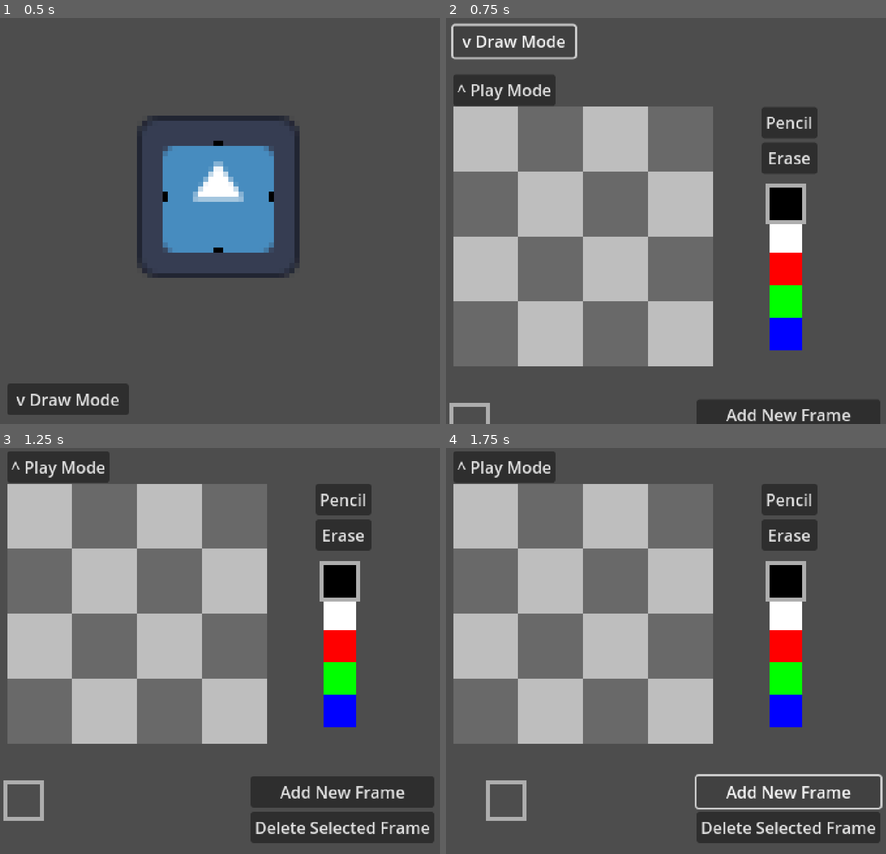
Above: before the commit, frames 1-4 (two rows, left to right).
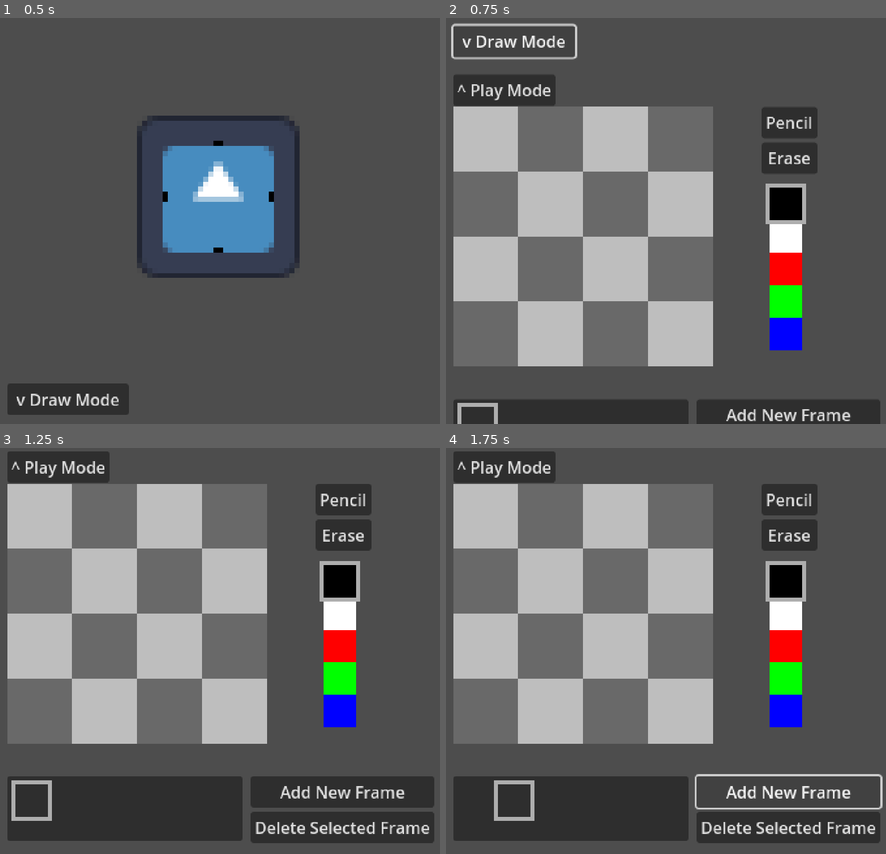
Above: after the commit, the same moments.

Repository: kennethbchen/Fireworkshop-Game
Game: Godot game, scene res://main.tscn
Same seed, same stepped clock (60 frames per second), same inputs: the game is played once before the commit and once after it. The engine's default icon, where the game draws it, is replaced by a stand-in: a white triangle on a blue panel in a dark square.
Inputs:
- Up to frame 1 (0.5 s): no input
- Up to frame 2 (0.75 s): click "v Draw Mode" at 0.5 s
- Up to frame 3 (1.25 s): no input
- Up to frame 4 (1.75 s): click "Add New Frame" at 1.25 s

Frame 1 is identical in both runs. In frame 2, 3.1% of the frame differs, in the area x 0-56%, y 94-100%; in frame 3, 8.4%, in the area x 0-56%, y 80-97%; in frame 4, 8.3%.

Commit message:
Updated flipbook navigator UI

Diff:
--- a/main.tscn
+++ b/main.tscn
@@ -40,7 +40,9 @@
 
 [node name="SubViewport" type="SubViewport" parent="SubViewportContainer"]
 disable_3d = true
+handle_input_locally = false
 size = Vector2i(64, 64)
+render_target_update_mode = 4
 
 [node name="Sprite2D" type="Sprite2D" parent="SubViewportContainer/SubViewport"]
 texture = ExtResource("1_mjnsk")
@@ -127,37 +129,67 @@
 layout_mode = 3
 anchors_preset = 0
 offset_left = 8.0
-offset_top = 336.0
+offset_top = 328.0
 offset_right = 240.0
 offset_bottom = 392.0
 script = ExtResource("9_2c0ij")
 
-[node name="SelectionCursor" type="Panel" parent="CreateModeUI/FlipbookNavigator"]
-layout_mode = 0
-offset_right = 32.0
-offset_bottom = 32.0
-size_flags_horizontal = 3
-size_flags_vertical = 3
-theme_override_styles/panel = SubResource("StyleBoxFlat_tom0t")
-
-[node name="ScrollContainer" type="ScrollContainer" parent="CreateModeUI/FlipbookNavigator"]
+[node name="Panel" type="Panel" parent="CreateModeUI/FlipbookNavigator"]
+clip_contents = true
 layout_mode = 1
 anchors_preset = 15
 anchor_right = 1.0
 anchor_bottom = 1.0
 grow_horizontal = 2
 grow_vertical = 2
+
+[node name="SelectionCursor" type="Panel" parent="CreateModeUI/FlipbookNavigator/Panel"]
+visible = false
+layout_mode = 0
+offset_left = 8.0
+offset_top = 16.0
+offset_right = 40.0
+offset_bottom = 48.0
+size_flags_horizontal = 3
+size_flags_vertical = 3
+theme_override_styles/panel = SubResource("StyleBoxFlat_tom0t")
+
+[node name="VBoxContainer" type="VBoxContainer" parent="CreateModeUI/FlipbookNavigator"]
+layout_mode = 1
+anchors_preset = 15
+anchor_right = 1.0
+anchor_bottom = 1.0
+offset_left = 8.0
+offset_right = -8.0
+grow_horizontal = 2
+grow_vertical = 2
+
+[node name="HSeparator3" type="HSeparator" parent="CreateModeUI/FlipbookNavigator/VBoxContainer"]
+layout_mode = 2
+size_flags_vertical = 3
+size_flags_stretch_ratio = 0.1
+theme_override_styles/separator = SubResource("StyleBoxEmpty_k72q8")
+
+[node name="ScrollContainer" type="ScrollContainer" parent="CreateModeUI/FlipbookNavigator/VBoxContainer"]
+layout_mode = 2
+size_flags_vertical = 3
 follow_focus = true
 vertical_scroll_mode = 0
 
-[node name="VBoxContainer" type="VBoxContainer" parent="CreateModeUI/FlipbookNavigator/ScrollContainer"]
-layout_mode = 2
-
-[node name="HBoxContainer" type="HBoxContainer" parent="CreateModeUI/FlipbookNavigator/ScrollContainer/VBoxContainer"]
-layout_mode = 2
-
-[node name="HSeparator" type="HSeparator" parent="CreateModeUI/FlipbookNavigator/ScrollContainer/VBoxContainer"]
-layout_mode = 2
+[node name="VBoxContainer" type="VBoxContainer" parent="CreateModeUI/FlipbookNavigator/VBoxContainer/ScrollContainer"]
+layout_mode = 2
+
+[node name="HBoxContainer" type="HBoxContainer" parent="CreateModeUI/FlipbookNavigator/VBoxContainer/ScrollContainer/VBoxContainer"]
+layout_mode = 2
+
+[node name="HSeparator" type="HSeparator" parent="CreateModeUI/FlipbookNavigator/VBoxContainer/ScrollContainer/VBoxContainer"]
+layout_mode = 2
+theme_override_styles/separator = SubResource("StyleBoxEmpty_k72q8")
+
+[node name="HSeparator2" type="HSeparator" parent="CreateModeUI/FlipbookNavigator/VBoxContainer"]
+layout_mode = 2
+size_flags_vertical = 3
+size_flags_stretch_ratio = 0.1
 theme_override_styles/separator = SubResource("StyleBoxEmpty_k72q8")
 
 [node name="FlipbookFrameControls" type="Control" parent="CreateModeUI"]
--- a/scripts/flipbook_navigator.gd
+++ b/scripts/flipbook_navigator.gd
@@ -1,11 +1,13 @@
 extends Control
 
-@onready var frame_parent = $ScrollContainer/VBoxContainer/HBoxContainer
+@onready var frame_parent = $VBoxContainer/ScrollContainer/VBoxContainer/HBoxContainer
 
-@onready var cursor = $SelectionCursor
+@onready var cursor = $Panel/SelectionCursor
 
 func _ready():
+	cursor.show()
 	cursor.size = Vector2(%PlayerData.frame_width, %PlayerData.frame_height)
+
 func _process(delta):
 	cursor.global_position = frame_parent.get_children()[%PlayerData.current_frame_index].global_position
 
